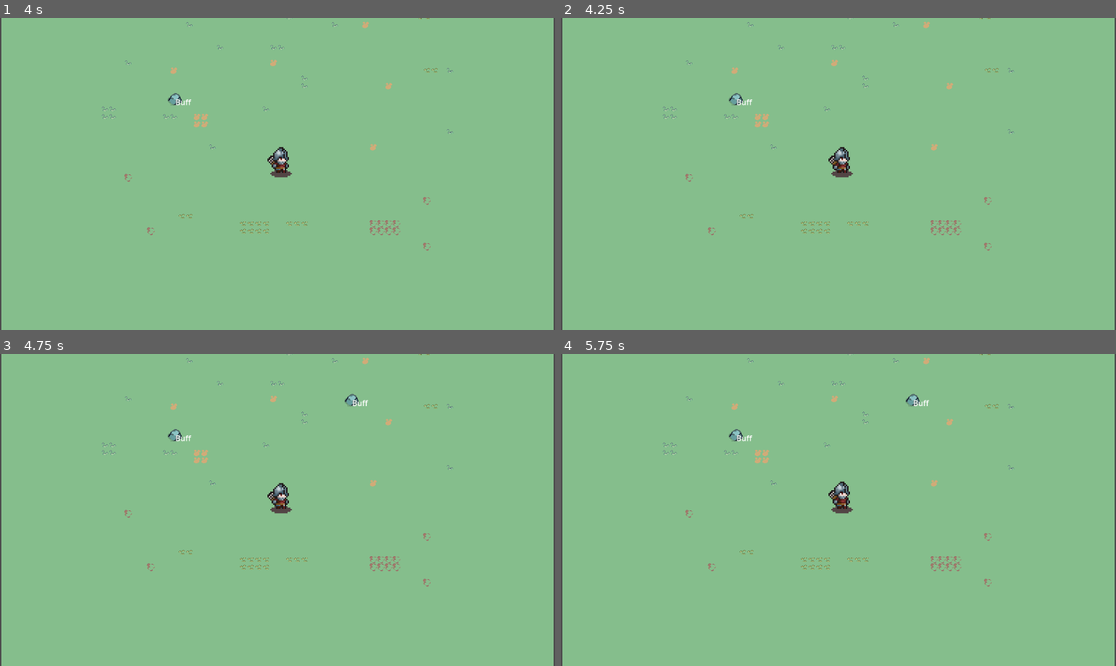
Above: before the commit, frames 1-4 (two rows, left to right).
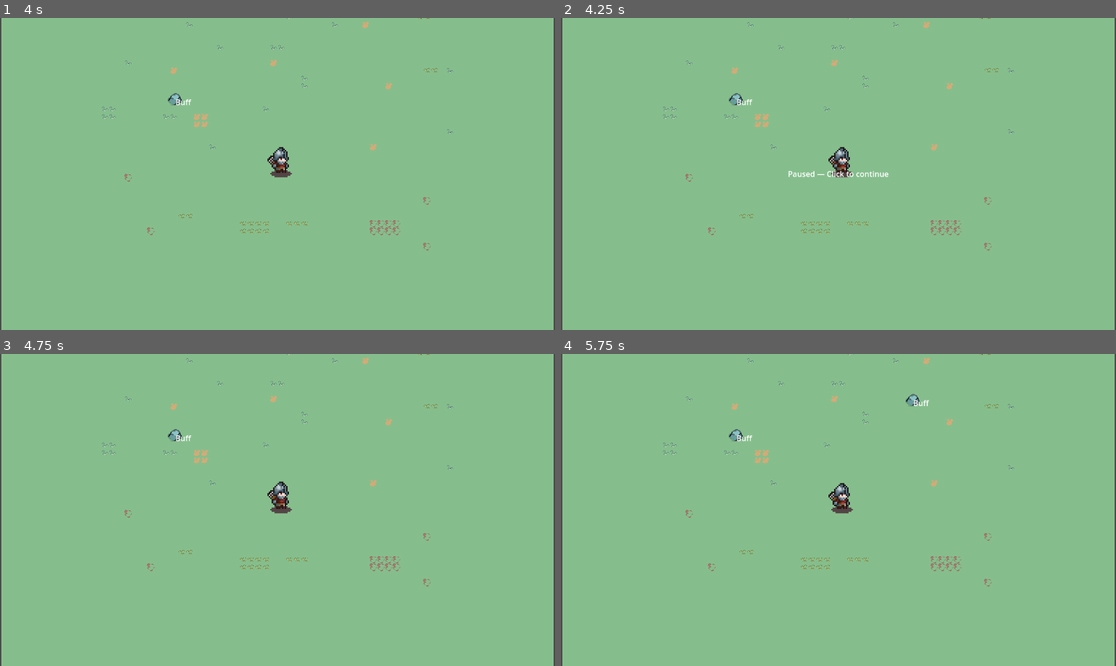
Above: after the commit, the same moments.

Repository: Lyduke56/TypeSlasher
Game: Godot game, scene res://scenes/game.tscn
Same seed, same stepped clock (60 frames per second), same inputs: the game is played once before the commit and once after it.
Inputs (mouse positions are in pixels of both pictures, inside the frame that each line leads up to):
- Up to frame 1 (4 s): tap Enter at 0.5 s; move the mouse to (399, 158) at 0.52 s; click (399, 158) at 0.67 s; tap Space at 1.25 s; move the mouse to (166, 189) at 1.27 s; click (166, 189) at 1.42 s; move the mouse to (333, 105) at 2.02 s; click (333, 105) at 2.17 s; move the mouse to (249, 236) at 2.77 s; click (249, 236) at 2.92 s; move the mouse to (444, 220) at 3.52 s; click (444, 220) at 3.67 s
- Up to frame 2 (4.25 s): tap Escape (ui_cancel) at 4.15 s
- Up to frame 3 (4.75 s): tap Enter at 4.25 s; move the mouse to (111, 463) at 4.27 s; click (111, 463) at 4.42 s
- Up to frame 4 (5.75 s): move the mouse to (866, 510) at 5.02 s; click (866, 510) at 5.17 s

Frame 1 is identical in both runs. In frame 2, 0.2% of the frame differs, in the area x 40-60%, y 45-52%; in frame 3, 0.2%, in the area x 48-67%, y 12-48%; in frame 4, 0.2%.

Commit message:
[Feature][Perocho] - Pause
# Pausing Mechanic
Simple pause with ESC and click to continue

Diff:
--- a/scripts/game.gd
+++ b/scripts/game.gd
@@ -8,6 +8,8 @@
 var EnemyScene = preload("res://scenes/Orc_enemy.tscn")
 var BuffScene = preload("res://scenes/Buff.tscn")
 var _toggle := false
+var pause_layer: CanvasLayer
+var pause_overlay: Control
 
 # Input processing state
 var is_processing_completion: bool = false
@@ -22,6 +24,7 @@
 var spawn_radius: float = 600.0  # Distance from center to spawn enemies
 
 func _ready() -> void:
+	_build_pause_overlay()
 	WordDatabase.load_word_database()
 
 	# Test the word database
@@ -242,13 +245,20 @@
 		current_letter_index = -1
 
 func _unhandled_input(event: InputEvent) -> void:
+	# ESC pauses. Resume only by clicking the overlay.
+	if event.is_action_pressed("ui_cancel"): # ESC is mapped to ui_cancel by default
+		if not get_tree().paused:
+			_pause_game()
+		return
+
+	if get_tree().paused:
+		return
+
 	if event is InputEventKey and event.pressed:
-		var typed_event = event as InputEventKey
+		var typed_event := event as InputEventKey
 		if typed_event.unicode != 0:
 			var key_typed = PackedByteArray([typed_event.unicode]).get_string_from_utf8().to_lower()
 			print("Key buffered:", key_typed)
-
-			# Add to buffer instead of processing immediately
 			input_buffer.append(key_typed)
 
 func spawn_buff() -> void:
@@ -277,3 +287,51 @@
 	enemy_container.add_child(buff_instance)
 
 	print("Spawned buff at ", pos, " with word: ", w)
+
+
+func _build_pause_overlay() -> void:
+	pause_layer = CanvasLayer.new()
+	add_child(pause_layer)
+
+	# Make the layer and overlay process while paused
+	pause_layer.process_mode = Node.ProcessMode.PROCESS_MODE_WHEN_PAUSED
+
+	pause_overlay = Control.new()
+	pause_overlay.name = "PauseOverlay"
+	pause_overlay.process_mode = Node.ProcessMode.PROCESS_MODE_WHEN_PAUSED  # <— was pause_mode
+	pause_overlay.mouse_filter = Control.MOUSE_FILTER_STOP
+	pause_overlay.anchor_left = 0.0
+	pause_overlay.anchor_top = 0.0
+	pause_overlay.anchor_right = 1.0
+	pause_overlay.anchor_bottom = 1.0
+	pause_overlay.visible = false
+	pause_layer.add_child(pause_overlay)
+
+	var dim := ColorRect.new()
+	dim.color = Color(0, 0, 0, 0.5)
+	dim.size_flags_horizontal = Control.SIZE_EXPAND_FILL
+	dim.size_flags_vertical = Control.SIZE_EXPAND_FILL
+	pause_overlay.add_child(dim)
+
+	var label := Label.new()
+	label.text = "Paused — Click to continue"
+	label.horizontal_alignment = HORIZONTAL_ALIGNMENT_CENTER
+	label.vertical_alignment = VERTICAL_ALIGNMENT_CENTER
+	label.anchor_left = 0.0
+	label.anchor_top = 0.0
+	label.anchor_right = 1.0
+	label.anchor_bottom = 1.0
+	pause_overlay.add_child(label)
+
+	pause_overlay.gui_input.connect(func(e):
+		if e is InputEventMouseButton and e.pressed:
+			_resume_game()
+	)
+
+func _pause_game() -> void:
+	get_tree().paused = true
+	pause_overlay.visible = true
+
+func _resume_game() -> void:
+	get_tree().paused = false
+	pause_overlay.visible = false
